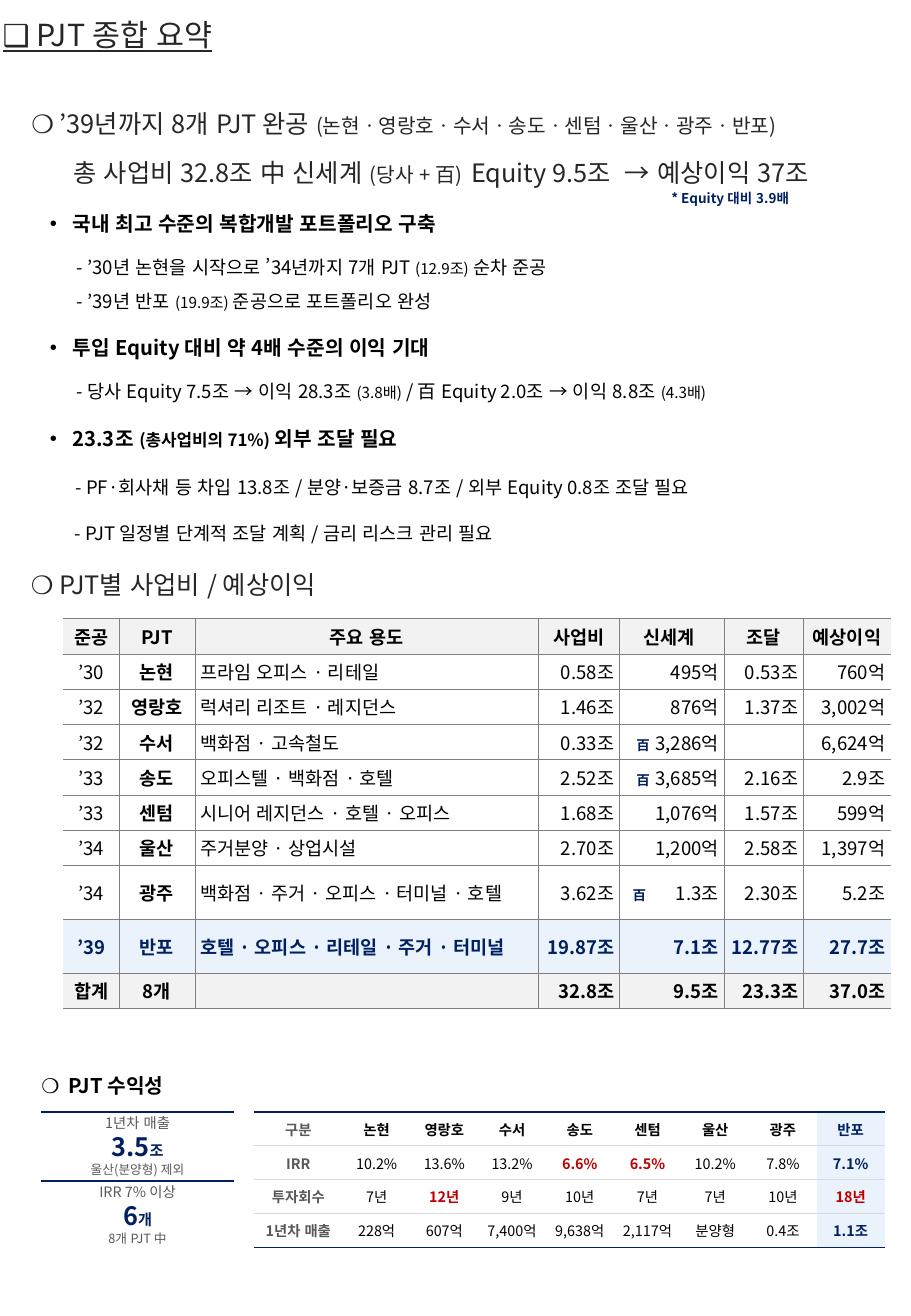
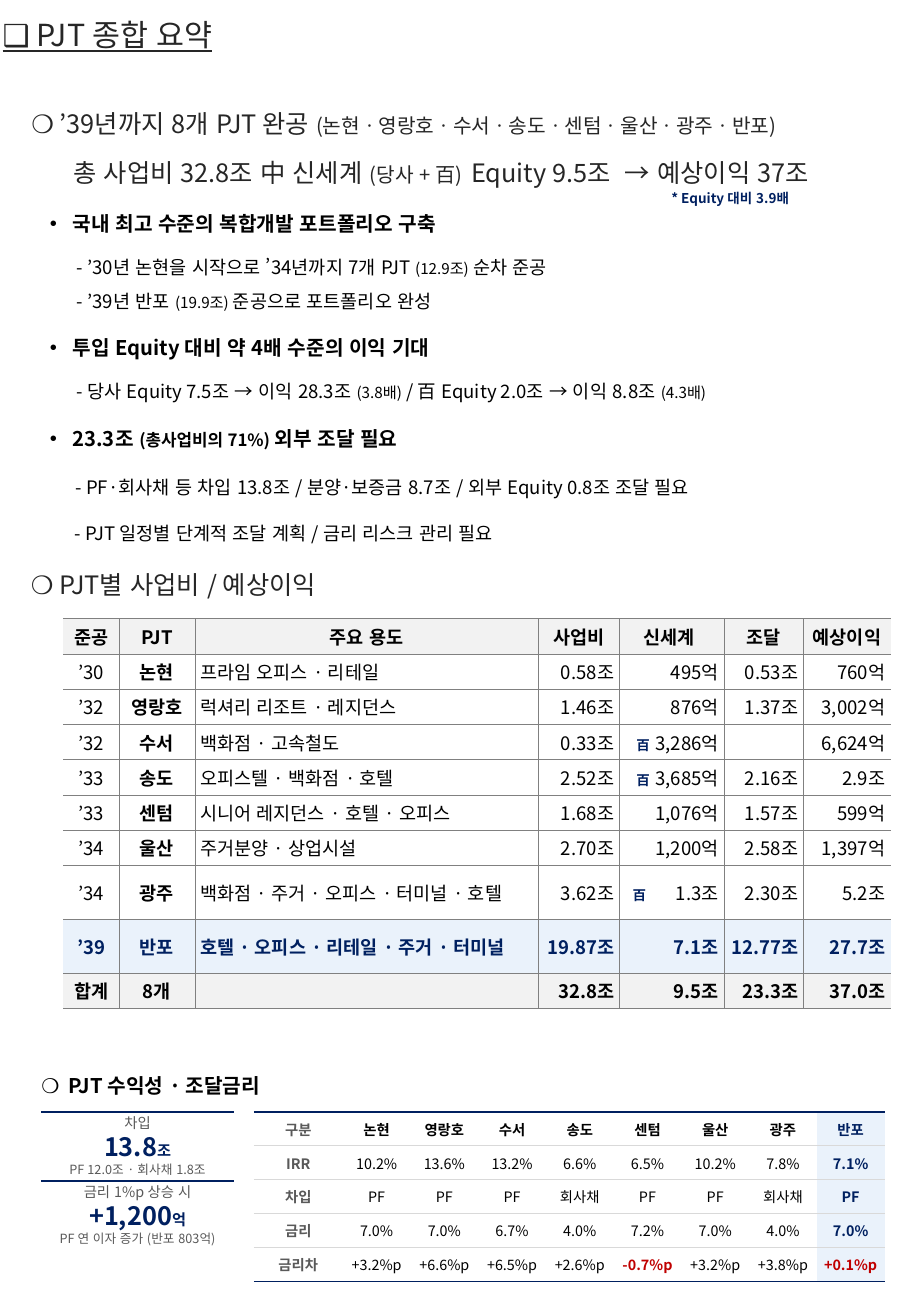
Before and after one commit to ukyung8822/test1, a slide deck: slide 3 of PJT_진행현황_수정.pptx. Drawn at 911x1316 pixels with LibreOffice and Linux fonts; fonts in the diff are those of the drawing. Boxes give left, top, right and bottom in pixels: in the first picture for what was removed or moved away, otherwise in the second. Text is boxed around its words. In the diff, an @@ line names an element or a change of style, - is before the commit and + after.

```diff
--- a/PJT_진행현황_수정.pptx
+++ b/PJT_진행현황_수정.pptx
@@ text at bbox=[69, 1076, 260, 1095]: text changed @@
-❍ PJT 수익성
+❍ PJT 수익성 · 조달금리
@@ text at bbox=[69, 1116, 205, 1175]: text changed @@
-1년차 매출
-3.5조
-울산(분양형) 제외
+차입
+13.8조
+PF 12.0조 · 회사채 1.8조
@@ table at bbox=[254, 1111, 887, 1280] @@
-row 3: 투자회수 | 7년 | 12년 | 9년 | 10년 | 7년 | 7년 | 10년 | 18년
-row 4: 1년차 매출 | 228억 | 607억 | 7,400억 | 9,638억 | 2,117억 | 분양형 | 0.4조 | 1.1조
+row 3: 차입 | PF | PF | PF | 회사채 | PF | PF | 회사채 | PF
+row 4: 금리 | 7.0% | 7.0% | 6.7% | 4.0% | 7.2% | 7.0% | 4.0% | 7.0%
+row 5: 금리차 | +3.2%p | +6.6%p | +6.5%p | +2.6%p | -0.7%p | +3.2%p | +3.8%p | +0.1%p
@@ text at bbox=[60, 1185, 215, 1245]: text changed; size 8.5 to 7.5 pt @@
-IRR 7% 이상
-6개
-8개 PJT 中
+금리 1%p 상승 시
++1,200억
+PF 연 이자 증가 (반포 803억)
```
